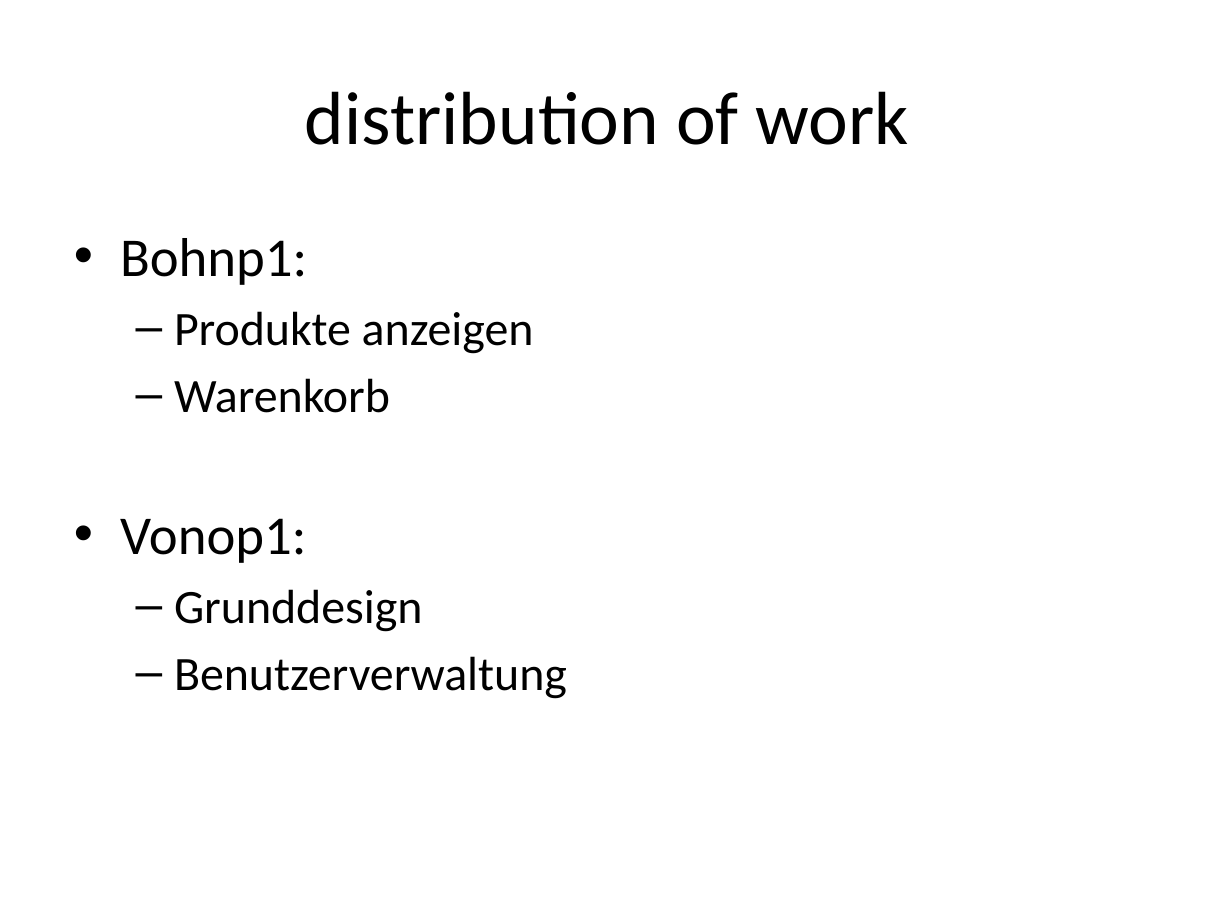
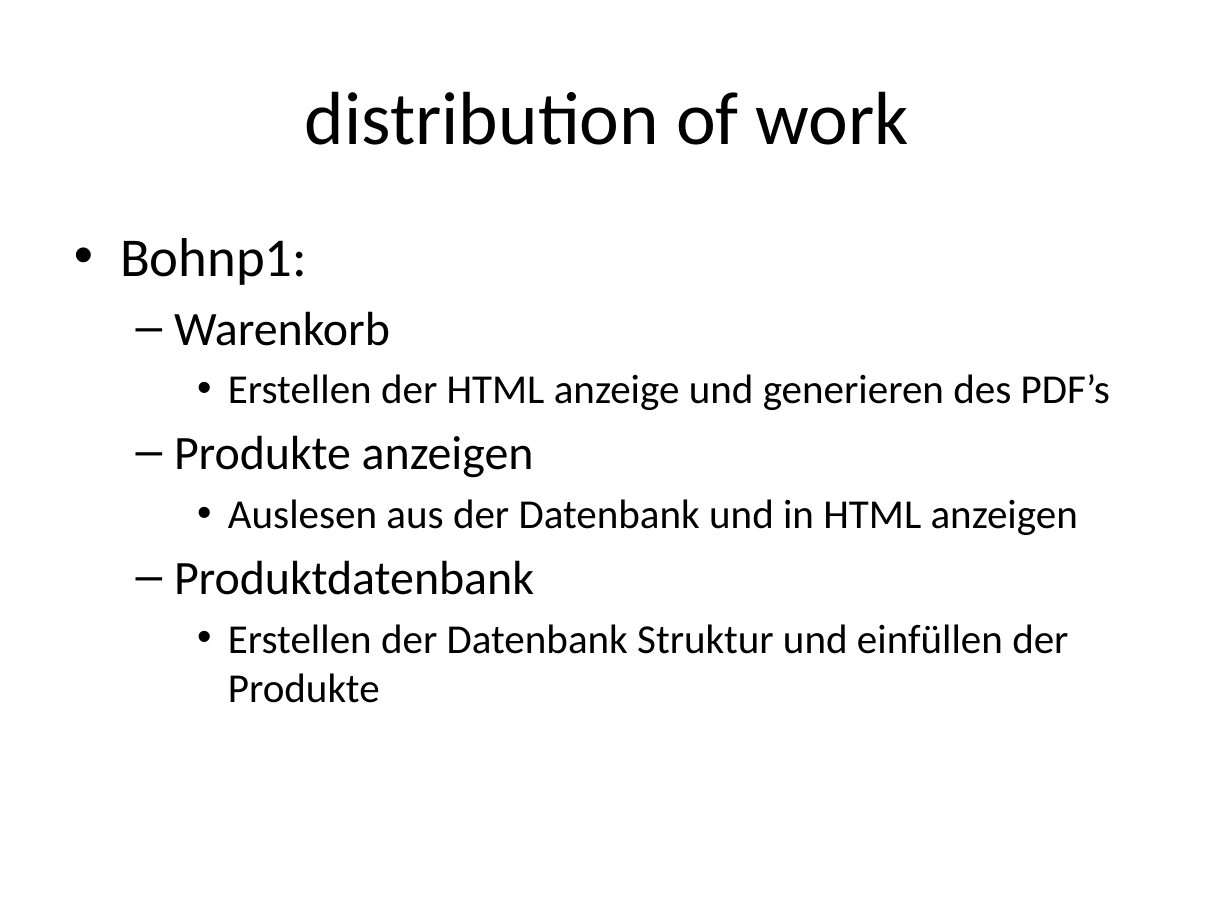
Before and after one commit to vonop1/ch.bfh.bti7054.w2013.p.Weichbroetchen, a slide deck: slide 4 of Docs/Weichbrötchen Webshop.pptx. Drawn at 1232x924 pixels with LibreOffice and Linux fonts; fonts in the diff are those of the drawing. Boxes give left, top, right and bottom in pixels: in the first picture for what was removed or moved away, otherwise in the second. Text is boxed around its words. In the diff, an @@ line names an element or a change of style, - is before the commit and + after.

```diff
--- a/Docs/Weichbrötchen Webshop.pptx
+++ b/Docs/Weichbrötchen Webshop.pptx
@@ text at box(174, 311, 1110, 410): paragraphs added @@
+  – Warenkorb
+    • Erstellen der HTML anzeige und generieren des PDF’s
@@ text at box(174, 499, 1078, 703): text changed; size 28 to 24 pt @@
-  – Warenkorb
-• Vonop1:
-  – Grunddesign
-  – Benutzerverwaltung
+    • Auslesen aus der Datenbank und in HTML anzeigen
+  – Produktdatenbank
+    • Erstellen der Datenbank Struktur und einfüllen der Produkte
```
Also in this commit, not shown: 3 other slides changed, 1 slide added, 1 other file.
